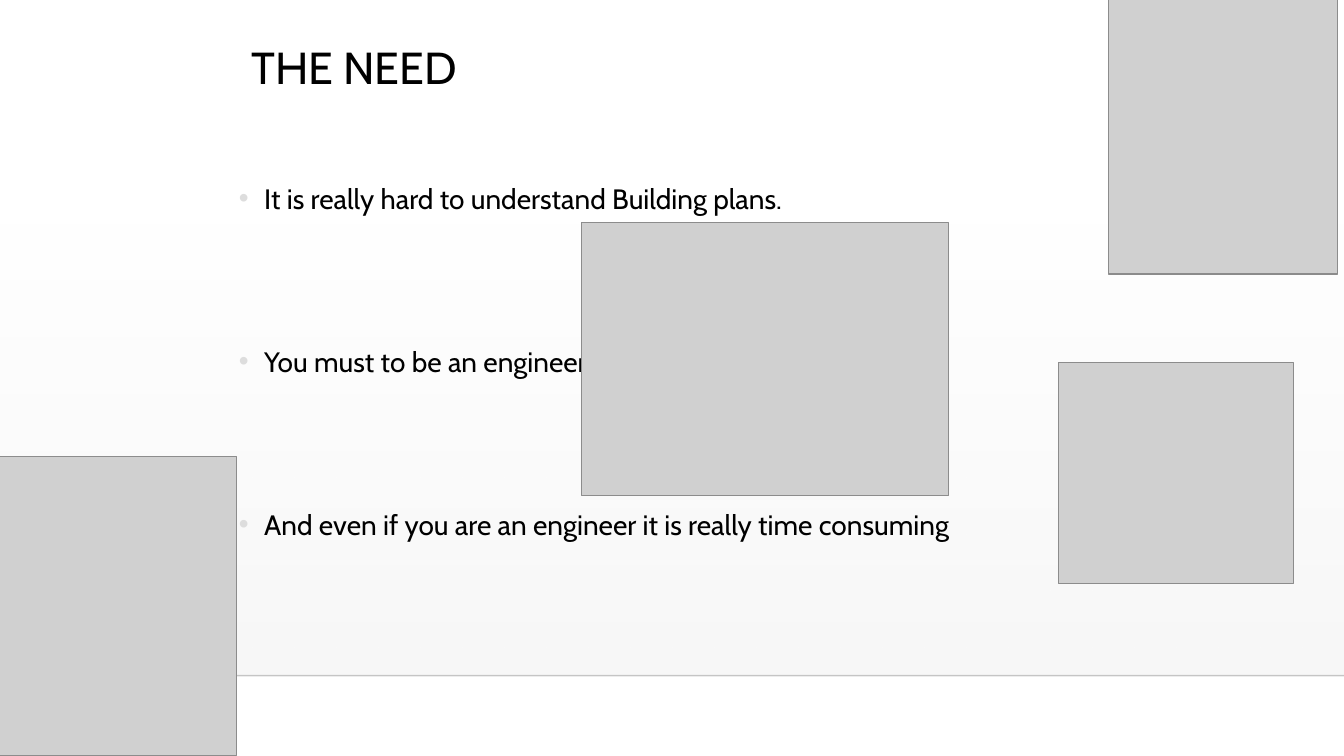
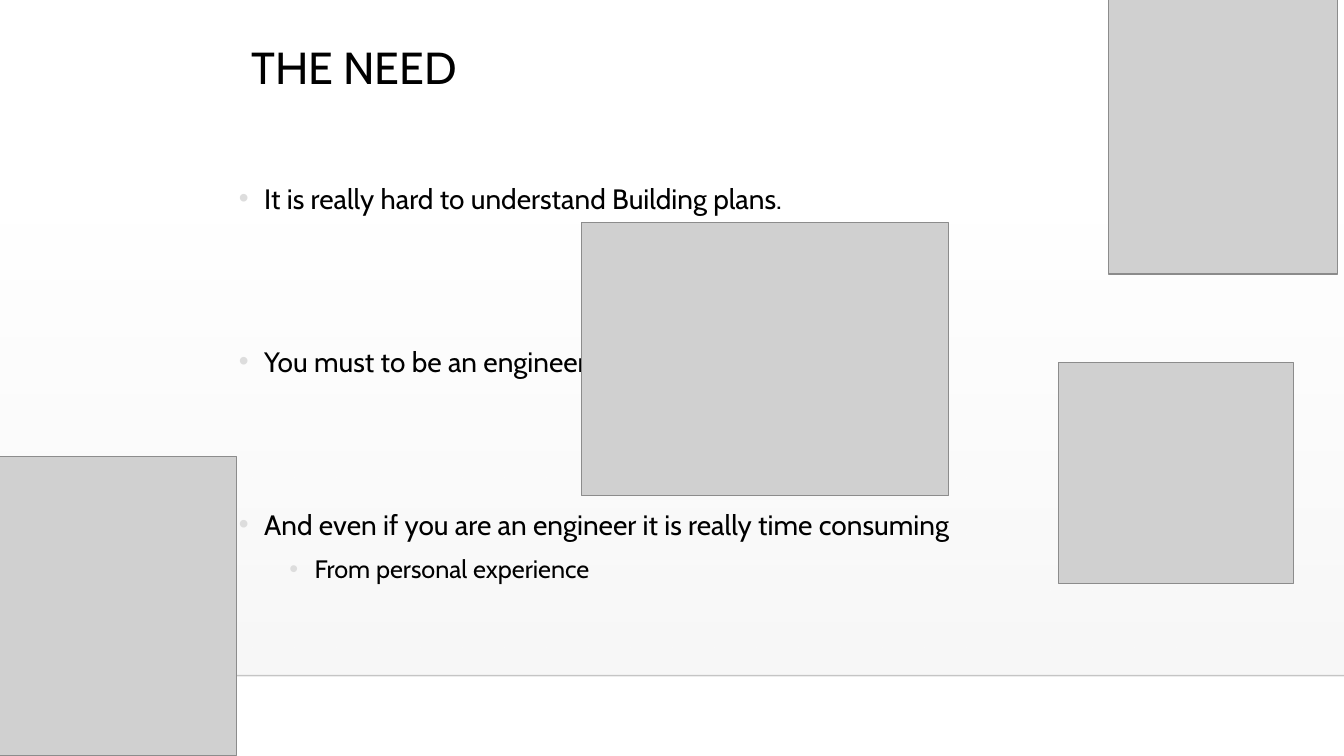
Before and after one commit to guysoft/thedoorks, a slide deck: slide 2 of media/Hack.pptx. Drawn at 1344x756 pixels with LibreOffice and Linux fonts; fonts in the diff are those of the drawing; grey boxes stand for pictures; background and template pictures are left out. Boxes give left, top, right and bottom in pixels: in the first picture for what was removed or moved away, otherwise in the second. Text is boxed around its words. In the diff, an @@ line names an element or a change of style, - is before the commit and + after.

```diff
--- a/media/Hack.pptx
+++ b/media/Hack.pptx
@@ text at bbox=[315, 559, 589, 584]: paragraph added @@
+  • From personal experience
```
Also in this commit, not shown: 3 other slides changed, 7 slides added.
